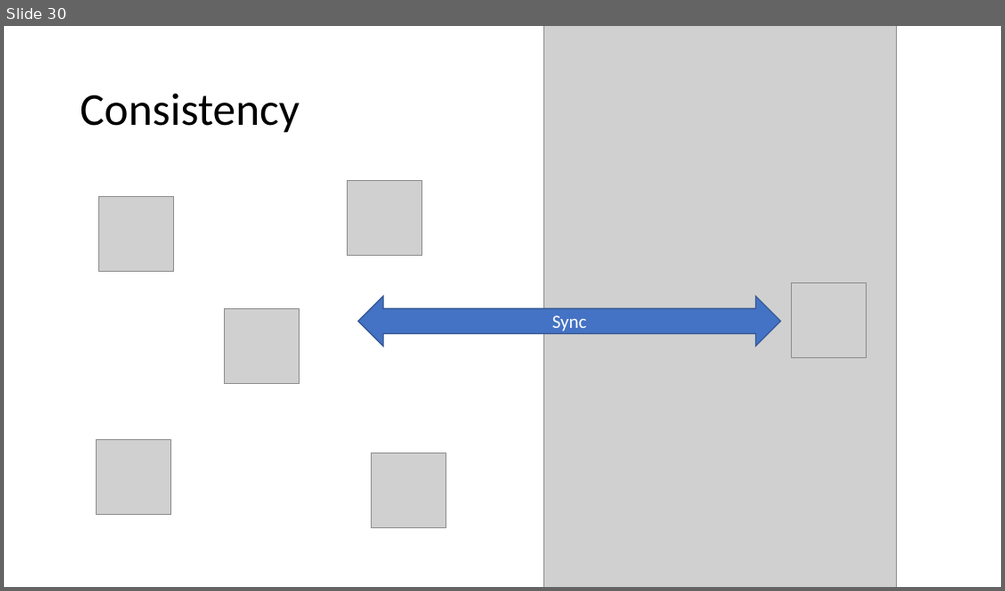
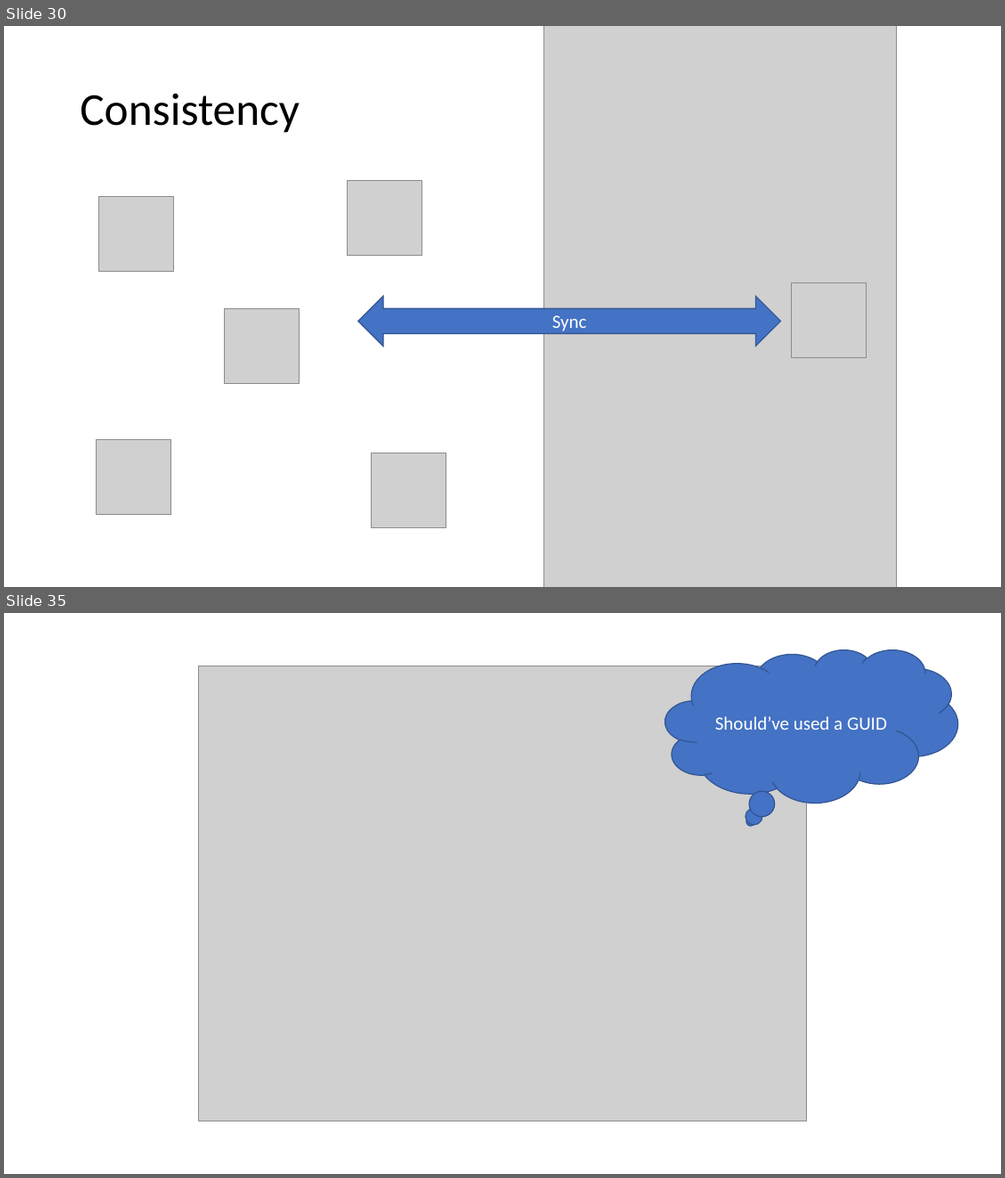
Before and after one commit to 1kevgriff/Workshop-ASPNETCore-Liftoff, a slide deck: Slides/02_DesignForSpeed.pptx. Shown one above the other, each under a label of ours: slide 30 before the commit, slides 30 and 35 after it; the slides between them are not shown. The pictures are 1005x591 and 1005x1178 pixels, drawn with LibreOffice and Linux fonts; fonts in the diff are those of the drawing; grey boxes stand for pictures. Boxes give left, top, right and bottom in pixels: in the first picture for what was removed or moved away, otherwise in the second. Text is boxed around its words. In the diff, an @@ line names an element or a change of style, - is before the commit and + after.

```diff
--- a/Slides/02_DesignForSpeed.pptx
+++ b/Slides/02_DesignForSpeed.pptx
@@ slide 35 added at <box>4,613,1001,1174</box>, background #FFFFFF @@
@@ picture added at <box>199,666,807,1121</box> @@
@@ thought cloud added at <box>665,649,957,803</box>, fill #4472C4, outline #325491 1 pt, 18 pt, text #FFFFFF @@
+Should’ve used a GUID
```
Also in this commit, not shown: 3 slides changed, 2 other slides added.
